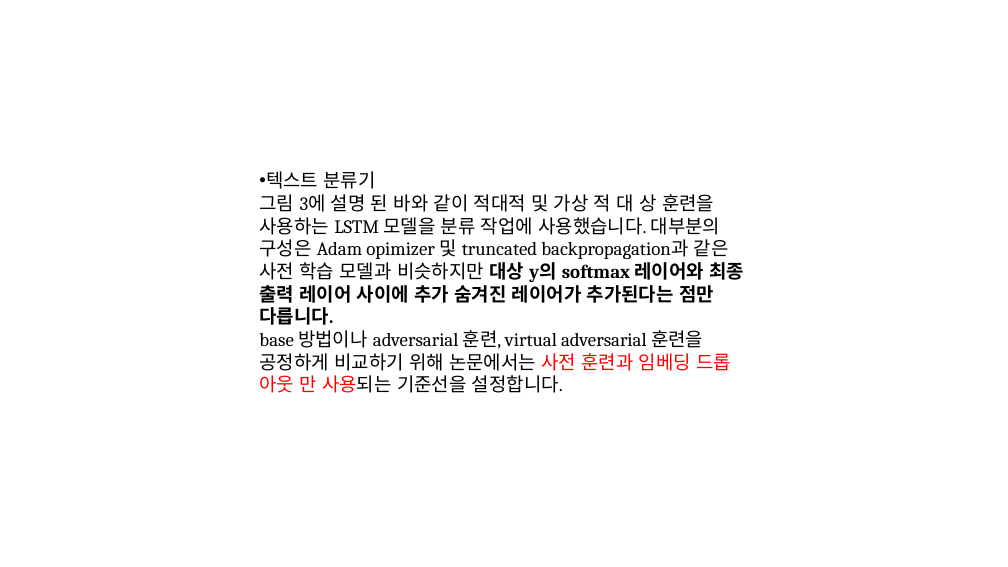
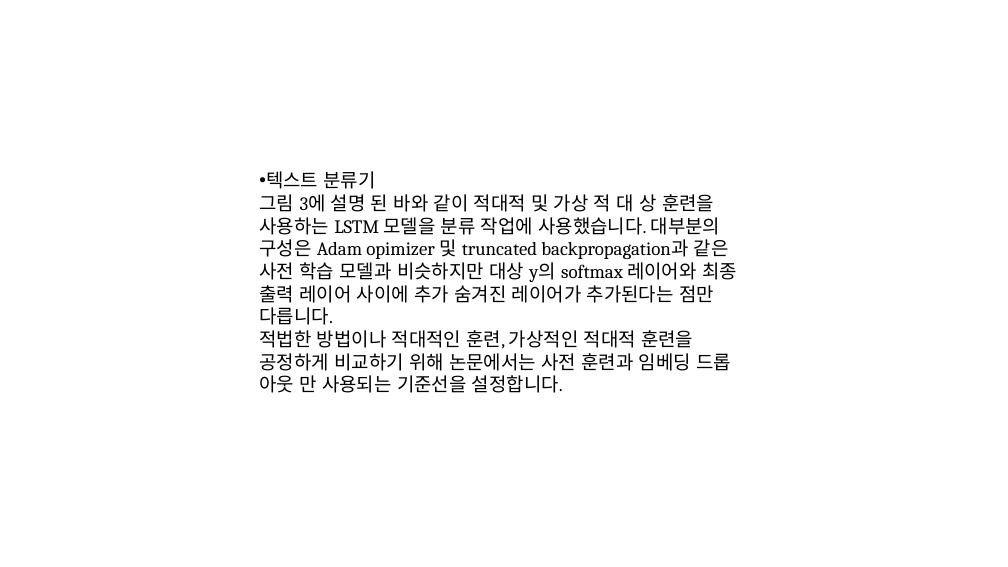
Before and after one commit to modudeepnlp/code_implementation, a slide deck: slide 13 of resources/slide/Adversarial Training Methods For Semi-Supervised Text Classification_20190311_ChangWookJun.pptx. Drawn at 1008x567 pixels with LibreOffice and Linux fonts; fonts in the diff are those of the drawing. Boxes give left, top, right and bottom in pixels: in the first picture for what was removed or moved away, otherwise in the second. Text is boxed around its words. In the diff, an @@ line names an element or a change of style, - is before the commit and + after.

```diff
--- a/resources/slide/Adversarial Training Methods For Semi-Supervised Text Classification_20190311_ChangWookJun.pptx
+++ b/resources/slide/Adversarial Training Methods For Semi-Supervised Text Classification_20190311_ChangWookJun.pptx
@@ text at [259, 194, 737, 325]: bold off in "대상 y의 softmax 레이어와 최종 출력 레이어 ..." @@
@@ text at [259, 330, 731, 393]: text changed @@
-base 방법이나 adversarial 훈련, virtual adversarial 훈련을 공정하게 비교하기 위해 논문에서는 사전 훈련과 임베딩 드롭 아웃 만 사용되는 기준선을 설정합니다.
+적법한 방법이나 적대적인 훈련, 가상적인 적대적 훈련을 공정하게 비교하기 위해 논문에서는 사전 훈련과 임베딩 드롭 아웃 만 사용되는 기준선을 설정합니다.
```
Also in this commit, not shown: 9 other slides changed, 7 slides added.
